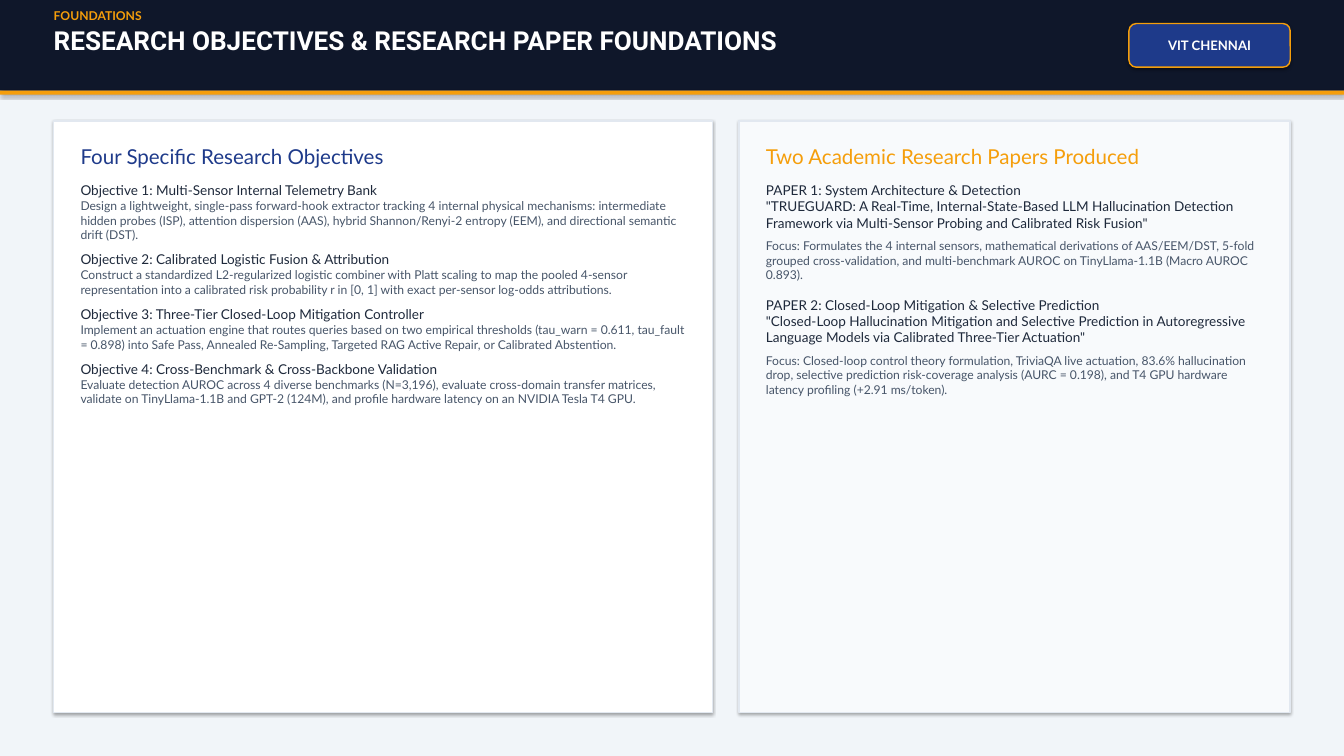
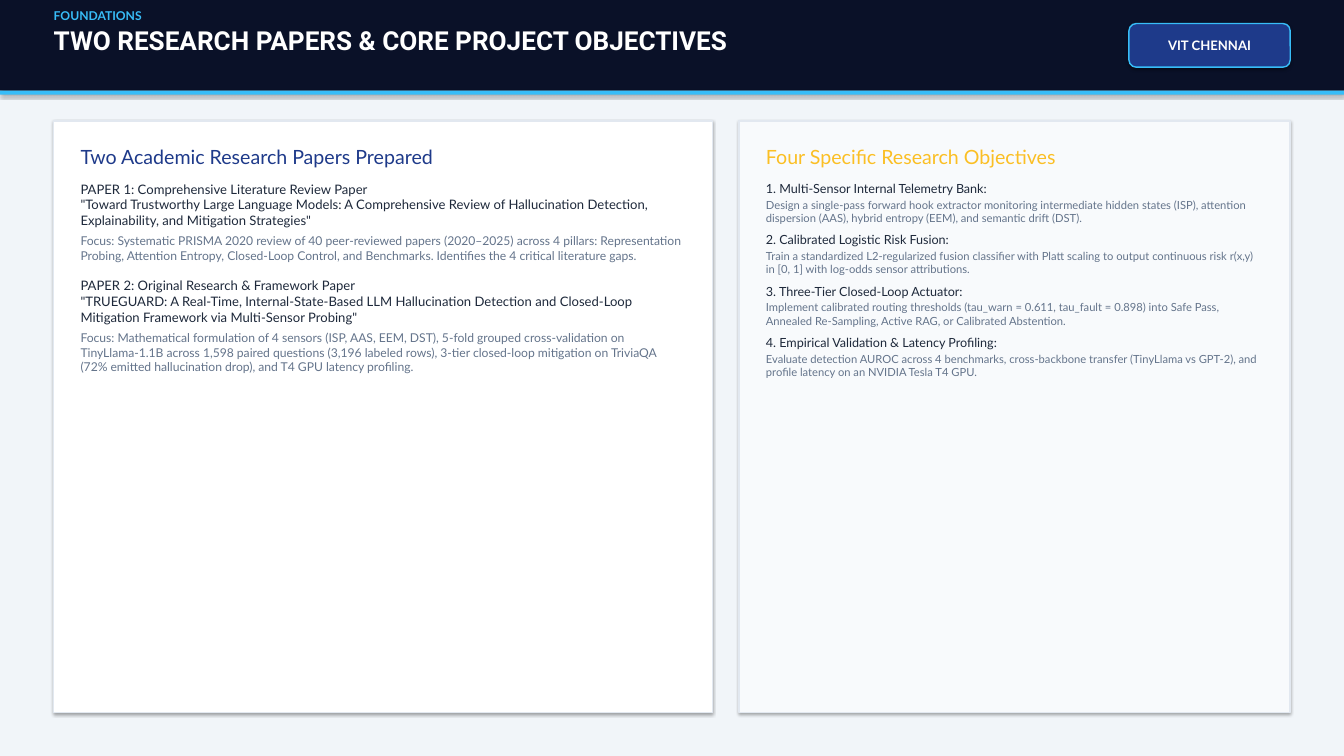
Before and after one commit to yogeshravi19/trueguard, a slide deck: slide 5 of CAPSTONE/FINAL_TRUEGUARD_PRESENTATION.pptx. Drawn at 1344x756 pixels with LibreOffice and Linux fonts; fonts in the diff are those of the drawing. Boxes give left, top, right and bottom in pixels: in the first picture for what was removed or moved away, otherwise in the second. Text is boxed around its words. In the diff, an @@ line names an element or a change of style, - is before the commit and + after.

Commit message:
Final viva 30-slide presentation, 600 DPI vector architecture & research figures, and PDF export

```diff
--- a/CAPSTONE/FINAL_TRUEGUARD_PRESENTATION.pptx
+++ b/CAPSTONE/FINAL_TRUEGUARD_PRESENTATION.pptx
@@ rectangle at [0, 0, 1344, 91]: fill #0F172A to #0A1128 @@
@@ text at [54, 11, 142, 20]: text colour #F59E0B to #38BDF8 in "FOUNDATIONS" @@
@@ rounded rectangle "VIT CHENNAI" at [1129, 24, 1290, 67]: outline #F59E0B 1.5 pt to #38BDF8 1.5 pt @@
@@ text at [54, 31, 727, 51]: text changed @@
-RESEARCH OBJECTIVES & RESEARCH PAPER FOUNDATIONS
+TWO RESEARCH PAPERS & CORE PROJECT OBJECTIVES
@@ rectangle at [0, 91, 1344, 95]: fill #F59E0B to #38BDF8 @@
@@ text at [81, 149, 681, 373]: text changed; text colour #475569 to #64748B @@
-Four Specific Research Objectives
-Objective 1: Multi-Sensor Internal Telemetry Bank
-Design a lightweight, single-pass forward-hook extractor tracking 4 internal physical mechanisms: intermediate hidden probes (ISP), attention dispersion (AAS), hybrid Shannon/Renyi-2 entropy (EEM), and directional semantic drift (DST).
-Objective 2: Calibrated Logistic Fusion & Attribution
-Construct a standardized L2-regularized logistic combiner with Platt scaling to map the pooled 4-sensor representation into a calibrated risk probability r in [0, 1] with exact per-sensor log-odds attributions.
-Objective 3: Three-Tier Closed-Loop Mitigation Controller
-Implement an actuation engine that routes queries based on two empirical thresholds (tau_warn = 0.611, tau_fault = 0.898) into Safe Pass, Annealed Re-Sampling, Targeted RAG Active Repair, or Calibrated Abstention.
-Objective 4: Cross-Benchmark & Cross-Backbone Validation
-Evaluate detection AUROC across 4 diverse benchmarks (N=3,196), evaluate cross-domain transfer matrices, validate on TinyLlama-1.1B and GPT-2 (124M), and profile hardware latency on an NVIDIA Tesla T4 GPU.
+Two Academic Research Papers Prepared
+PAPER 1: Comprehensive Literature Review Paper
+"Toward Trustworthy Large Language Models: A Comprehensive Review of Hallucination Detection, Explainability, and Mitigation Strategies"
+Focus: Systematic PRISMA 2020 review of 40 peer-reviewed papers (2020–2025) across 4 pillars: Representation Probing, Attention Entropy, Closed-Loop Control, and Benchmarks. Identifies the 4 critical literature gaps.
+PAPER 2: Original Research & Framework Paper
+"TRUEGUARD: A Real-Time, Internal-State-Based LLM Hallucination Detection and Closed-Loop Mitigation Framework via Multi-Sensor Probing"
+Focus: Mathematical formulation of 4 sensors (ISP, AAS, EEM, DST), 5-fold grouped cross-validation on TinyLlama-1.1B across 1,598 paired questions (3,196 labeled rows), 3-tier closed-loop mitigation on TriviaQA (72% emitted hallucination drop), and T4 GPU latency profiling.
@@ text at [766, 149, 1257, 378]: text changed; size 13 to 12 pt; text colour #475569 to #64748B @@
-Two Academic Research Papers Produced
-PAPER 1: System Architecture & Detection
-"TRUEGUARD: A Real-Time, Internal-State-Based LLM Hallucination Detection Framework via Multi-Sensor Probing and Calibrated Risk Fusion"
-Focus: Formulates the 4 internal sensors, mathematical derivations of AAS/EEM/DST, 5-fold grouped cross-validation, and multi-benchmark AUROC on TinyLlama-1.1B (Macro AUROC 0.893).
-PAPER 2: Closed-Loop Mitigation & Selective Prediction
-"Closed-Loop Hallucination Mitigation and Selective Prediction in Autoregressive Language Models via Calibrated Three-Tier Actuation"
-Focus: Closed-loop control theory formulation, TriviaQA live actuation, 83.6% hallucination drop, selective prediction risk-coverage analysis (AURC = 0.198), and T4 GPU hardware latency profiling (+2.91 ms/token).
+Four Specific Research Objectives
+1. Multi-Sensor Internal Telemetry Bank:
+Design a single-pass forward hook extractor monitoring intermediate hidden states (ISP), attention dispersion (AAS), hybrid entropy (EEM), and semantic drift (DST).
+2. Calibrated Logistic Risk Fusion:
+Train a standardized L2-regularized fusion classifier with Platt scaling to output continuous risk r(x,y) in [0, 1] with log-odds sensor attributions.
+3. Three-Tier Closed-Loop Actuator:
+Implement calibrated routing thresholds (tau_warn = 0.611, tau_fault = 0.898) into Safe Pass, Annealed Re-Sampling, Active RAG, or Calibrated Abstention.
+4. Empirical Validation & Latency Profiling:
+Evaluate detection AUROC across 4 benchmarks, cross-backbone transfer (TinyLlama vs GPT-2), and profile latency on an NVIDIA Tesla T4 GPU.
```
Also in this commit, not shown: 29 other slides changed, 14 other files.
